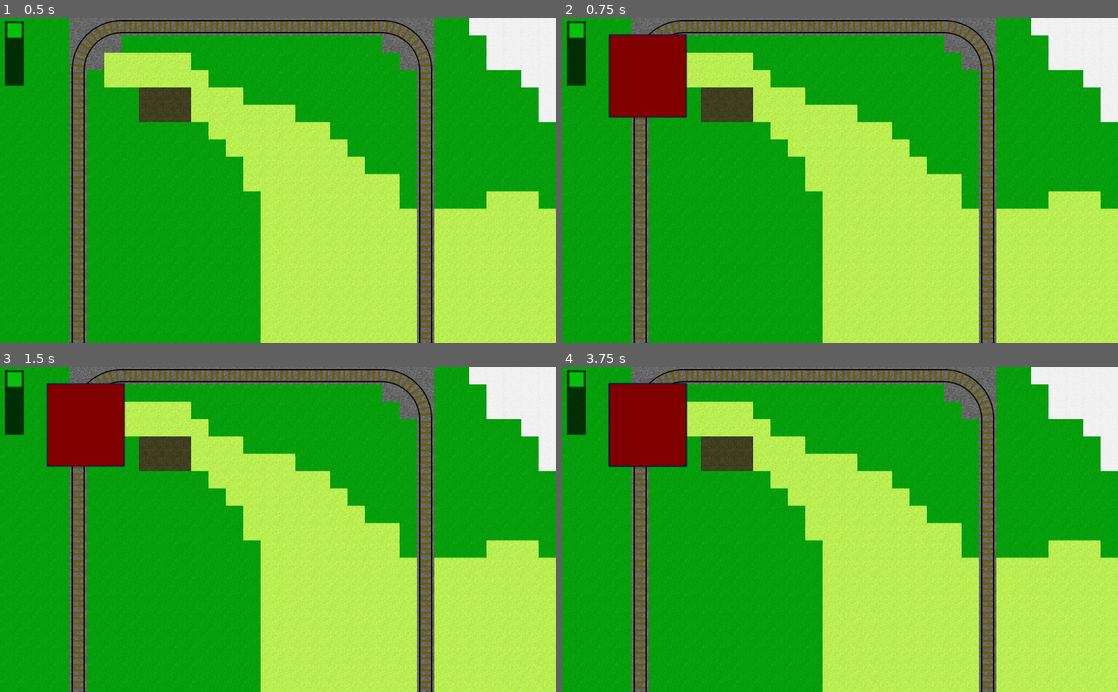
Above: before the commit, frames 1-4 (two rows, left to right).
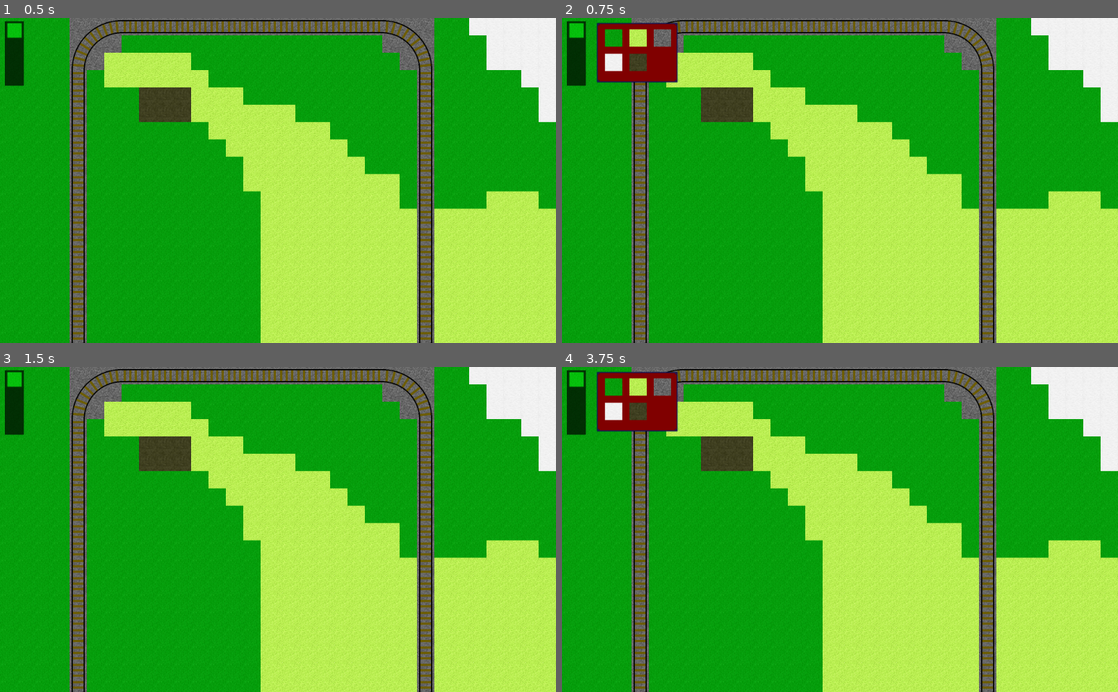
Above: after the commit, the same moments.

Repository: 2zqa/traingame
Game: Godot game, scene res://Scenes/World.tscn
Two runs of this game, one before a commit and one after it. Both use one fixed random seed, a clock stepped at 60 frames per second and the inputs below.
Inputs (mouse positions are in pixels of both pictures, inside the frame that each line leads up to):
- Up to frame 1 (0.5 s): no input
- Up to frame 2 (0.75 s): click (578, 31) at 0.5 s
- Up to frame 3 (1.5 s): click (16, 380) at 1.25 s
- Up to frame 4 (3.75 s): click (578, 380) at 2 s; tap Enter at 2.75 s; move the mouse to (962, 513) at 2.77 s; click (962, 513) at 2.92 s; tap Space at 3.5 s; move the mouse to (728, 545) at 3.52 s; click (728, 545) at 3.67 s

Frame 1 is identical in both runs. In frame 2, 3.3% of the frame differs, in the area x 6-23%, y 1-31%; in frame 3, 3.7%, in the area x 8-23%, y 4-31%; in frame 4, 3.3%.

Commit message:
Add a selector for ground tiles (not active yet)

Diff:
--- /dev/null
+++ b/Scenes/GroundTileSelectorPopup.gd
@@ -0,0 +1,18 @@
+extends Control
+
+signal tile_selected
+
+const GroundTile = preload("res://Scripts/GroundTile.gd")
+
+# Handles selection of tiles
+func _input(event: InputEvent) -> void:
+    if event is InputEventMouseButton and event.is_pressed():
+        var tilemap_grounds: TileMap = $GroundTileMap
+        var mouse_tile_pos = tilemap_grounds.world_to_map(tilemap_grounds.make_input_local(event).position)
+        var texture_id = tilemap_grounds.get_cellv(mouse_tile_pos)
+        if texture_id != -1:
+            var tile = Global.Registry.get_ground_tile_from_texture_id(texture_id)
+            emit_signal("tile_selected", tile)
+
+        self.queue_free()
+        self.get_tree().set_input_as_handled()
--- a/Scenes/GroundTileSelectorPopup.tscn
+++ b/Scenes/GroundTileSelectorPopup.tscn
@@ -1,17 +1,24 @@
-[gd_scene load_steps=2 format=2]
+[gd_scene load_steps=4 format=2]
 
-[ext_resource path="res://images/menu_background.png" type="Texture" id=1]
+[ext_resource path="res://Scenes/GroundTileSelectorPopup.gd" type="Script" id=1]
+[ext_resource path="res://images/menu_background.png" type="Texture" id=2]
+[ext_resource path="res://TileSets/Ground.tres" type="TileSet" id=3]
+
+
+
+
 
 [node name="GroundSelector" type="Control"]
 anchor_right = 1.0
 anchor_bottom = 1.0
+script = ExtResource( 1 )
 
 [node name="NinePatchRect" type="NinePatchRect" parent="."]
-margin_left = 152.9
-margin_top = 46.0
-margin_right = 443.9
-margin_bottom = 357.05
-texture = ExtResource( 1 )
+margin_left = 109.0
+margin_top = 3.0
+margin_right = 410.0
+margin_bottom = 227.0
+texture = ExtResource( 2 )
 region_rect = Rect2( 0, 0, 74, 74 )
 patch_margin_left = 16
 patch_margin_top = 16
@@ -19,3 +26,12 @@
 patch_margin_bottom = 16
 axis_stretch_horizontal = 1
 axis_stretch_vertical = 1
+
+[node name="GroundTileMap" type="TileMap" parent="."]
+position = Vector2( 140, 30 )
+tile_set = ExtResource( 3 )
+cell_size = Vector2( 90, 90 )
+collision_layer = 0
+collision_mask = 0
+format = 1
+tile_data = PoolIntArray( 0, 0, 0, 1, 1, 0, 2, 2, 0, 65536, 3, 0, 65537, 4, 0 )
--- a/Scenes/SideMenu.gd
+++ b/Scenes/SideMenu.gd
@@ -12,6 +12,5 @@
 
 
 func _on_SelectGroundButton_pressed() -> void:
-    print("Hi")
     var popup = GroundTileSelectorPopup.instance()
     self.add_child(popup)
--- a/Scenes/SideMenu.tscn
+++ b/Scenes/SideMenu.tscn
@@ -3,6 +3,10 @@
 [ext_resource path="res://Scenes/SideMenu.gd" type="Script" id=1]
 [ext_resource path="res://images/menu_terrain.png" type="Texture" id=2]
 [ext_resource path="res://images/menu_terrain_hover.png" type="Texture" id=3]
+
+
+
+
 
 [node name="SideMenu" type="ColorRect"]
 margin_left = 17.0
--- a/TileSets/Ground.tres
+++ b/TileSets/Ground.tres
@@ -2,8 +2,12 @@
 
 [ext_resource path="res://images/tilesheet_ground.png" type="Texture" id=1]
 
+
+
+
+
 [resource]
-0/name = "tilesheet_ground.png 0"
+0/name = "ground_grass"
 0/texture = ExtResource( 1 )
 0/tex_offset = Vector2( 0, 0 )
 0/modulate = Color( 1, 1, 1, 1 )
@@ -13,7 +17,7 @@
 0/navigation_offset = Vector2( 0, 0 )
 0/shapes = [  ]
 0/z_index = 0
-1/name = "tilesheet_ground.png 1"
+1/name = "ground_sand"
 1/texture = ExtResource( 1 )
 1/tex_offset = Vector2( 0, 0 )
 1/modulate = Color( 1, 1, 1, 1 )
@@ -23,7 +27,7 @@
 1/navigation_offset = Vector2( 0, 0 )
 1/shapes = [  ]
 1/z_index = 0
-2/name = "tilesheet_ground.png 2"
+2/name = "ground_gravel"
 2/texture = ExtResource( 1 )
 2/tex_offset = Vector2( 0, 0 )
 2/modulate = Color( 1, 1, 1, 1 )
@@ -33,7 +37,7 @@
 2/navigation_offset = Vector2( 0, 0 )
 2/shapes = [  ]
 2/z_index = 0
-3/name = "tilesheet_ground.png 3"
+3/name = "ground_snow"
 3/texture = ExtResource( 1 )
 3/tex_offset = Vector2( 0, 0 )
 3/modulate = Color( 1, 1, 1, 1 )
@@ -43,7 +47,7 @@
 3/navigation_offset = Vector2( 0, 0 )
 3/shapes = [  ]
 3/z_index = 0
-4/name = "tilesheet_ground.png 4"
+4/name = "ground_dirt"
 4/texture = ExtResource( 1 )
 4/tex_offset = Vector2( 0, 0 )
 4/modulate = Color( 1, 1, 1, 1 )
--- a/TileSets/Objects.tres
+++ b/TileSets/Objects.tres
@@ -1,6 +1,10 @@
 [gd_resource type="TileSet" load_steps=4 format=2]
 
 [ext_resource path="res://images/tilesheet_objects.png" type="Texture" id=1]
+
+
+
+
 
 [sub_resource type="ConvexPolygonShape2D" id=1]
 points = PoolVector2Array( 0, 0, 64, 0, 64, 64, 0, 64 )
